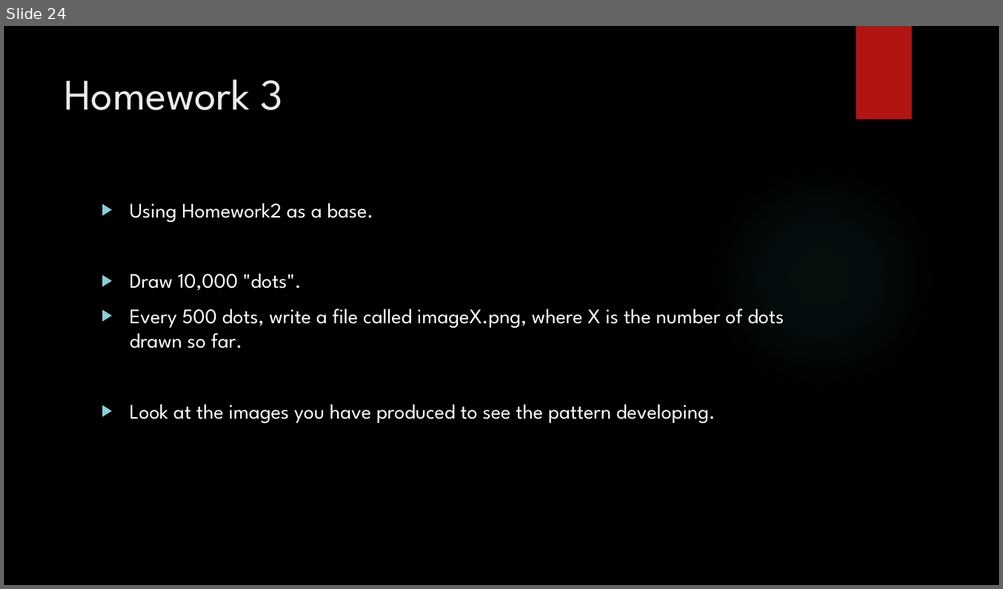
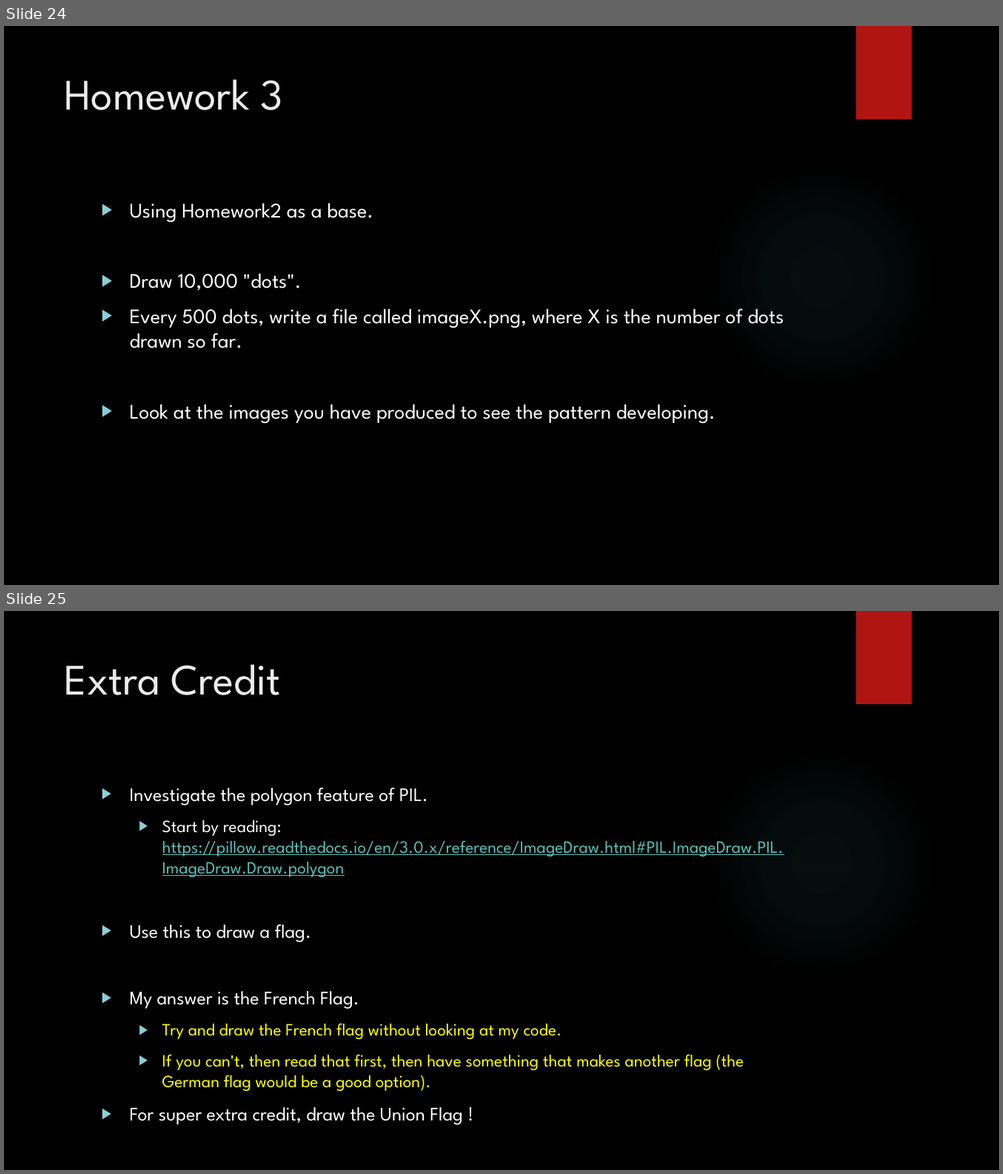
Before and after one commit to davidgroves/DGM_Tutorials, a slide deck: week6/week6.pptx. Shown one above the other, each under a label of ours: slide 24 before the commit, slides 24 and 25 after it. The pictures are 1003x589 and 1003x1174 pixels, drawn with LibreOffice and Linux fonts; fonts in the diff are those of the drawing; background and template pictures are left out. Boxes give left, top, right and bottom in pixels: in the first picture for what was removed or moved away, otherwise in the second. Text is boxed around its words. In the diff, an @@ line names an element or a change of style, - is before the commit and + after.

Commit message:
Added extra credit

```diff
--- a/week6/week6.pptx
+++ b/week6/week6.pptx
@@ slide 25 added at [4, 611, 999, 1170], background picture (left out); not listed: 2 template elements that a slide beside it also shows @@
@@ title added at [64, 664, 281, 695], 42 pt, text #EBEBEB @@
+Extra Credit
@@ text added at [130, 788, 783, 1125], 16.6 pt, text #FFFF00 @@
+▶ Investigate the polygon feature of PIL.
+  ▶ Start by reading: https://pillow.readthedocs.io/en/3.0.x/reference/ImageDraw.html#PIL.ImageDraw.PIL.ImageDraw.Draw.polygon
+▶ Use this to draw a flag.
+▶ My answer is the French Flag.
+  ▶ Try and draw the French flag without looking at my code.
+  ▶ If you can't, then read that first, then have something that makes another flag (the German flag would be a good option).
+▶ For super extra credit, draw the Union Flag !
```
Also in this commit, not shown: 1 slide changed, 2 other files.
